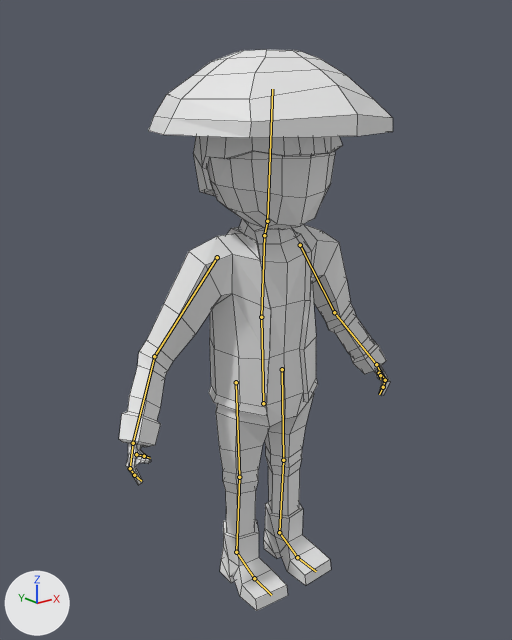
What one commit did to the Blender file Map/Assets/Models/Yamato_civil/yamato_civil.blend.
One viewpoint serves both versions: a 50 mm lens placed at (-12.04, -14.63, 13.97), pointed at (-0.22, 0.15, 8.06). Lighting does not change. The marker at lower left points along +X, +Y and +Z. The bones that bend it are drawn over the model as lines. Mesh edges are drawn as thin lines.

In view in the first picture: 'Yamato'.
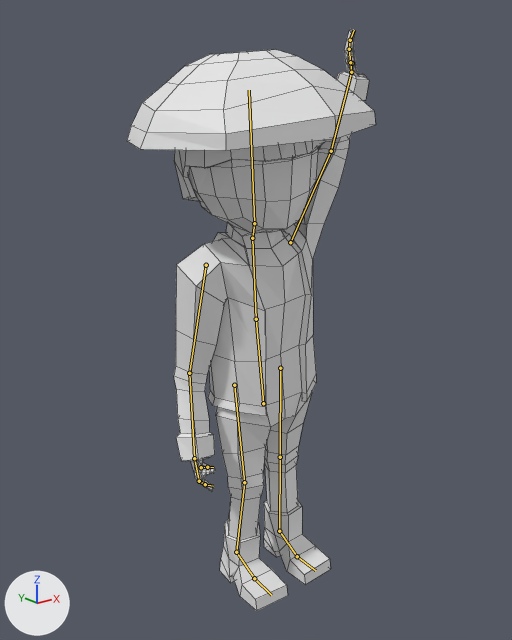
The newer file adds an action. The first version stands in its rest pose; the second is drawn at frame 7 of the action 'Waitting'.

The edits, one by one:
Bone 'abdomen' (bone_abdomen) turns from (0, 0, 0) to (-4, 0, 2) degrees about its own x, y and z.
Bone 'pecho' (bone_pecho) turns from (0, 0, 0) to (1, 0, -5) degrees about its own x, y and z.
Bone 'brazo_L' (bone_brazo_l) turns from (0, 0, 0) to (100, 3, -15) degrees about its own x, y and z.
Bone 'antebrazo_L' (bone_antebrazo_l) turns from (0, 0, 0) to (38, 8, 22) degrees about its own x, y and z.
Bone 'mano_L' (bone_mano_l) turns from (0, 0, 0) to (80, -75, -54) degrees about its own x, y and z.
Bone 'dedos_mano_L' (bone_dedos_mano_l) turns from (0, 0, 0) to (-33, 11, 11) degrees about its own x, y and z.
Bone 'pulgar1_L' (bone_pulgar1_l) turns from (0, 0, 0) to (-16, -9, 12) degrees about its own x, y and z.
Bone 'pulga2_L' (bone_pulga2_l) turns from (0, 0, 0) to (10, -1, 26) degrees about its own x, y and z.
Bone 'brazo_R' (bone_brazo_r) turns from (0, 0, 0) to (-24, -3, -3) degrees about its own x, y and z.
Bone 'antebrazo_R' (bone_antebrazo_r) turns from (0, 0, 0) to (6, -2, -3) degrees about its own x, y and z.

Location of each change, [x1, y1, x2, y2] in pixels of the pictures (512 x 640 px):
'Yamato', posed (9% narrower): before [119, 50, 393, 611]; after [127, 29, 376, 611]
bone 'abdomen', root to tip: before (263, 403) to (261, 317); after (263, 403) to (256, 319)
bone 'pecho', root to tip: before (261, 317) to (264, 235); after (256, 319) to (252, 238)
bone 'brazo_L', root to tip: before (300, 245) to (334, 312); after (290, 242) to (331, 151)
bone 'antebrazo_L', root to tip: before (334, 312) to (376, 364); after (331, 151) to (351, 72)
bone 'mano_L', root to tip: before (376, 364) to (385, 380); after (351, 72) to (349, 49)
bone 'dedos_mano_L', root to tip: before (385, 380) to (383, 387); after (349, 49) to (350, 40)
bone 'pulgar1_L', root to tip: before (379, 373) to (380, 375); after (352, 63) to (350, 62)
bone 'pulga2_L', root to tip: before (380, 375) to (380, 379); after (350, 62) to (348, 60)
bone 'brazo_R', root to tip: before (217, 257) to (154, 356); after (206, 265) to (189, 373)
bone 'antebrazo_R', root to tip: before (154, 356) to (133, 443); after (189, 373) to (194, 458)
